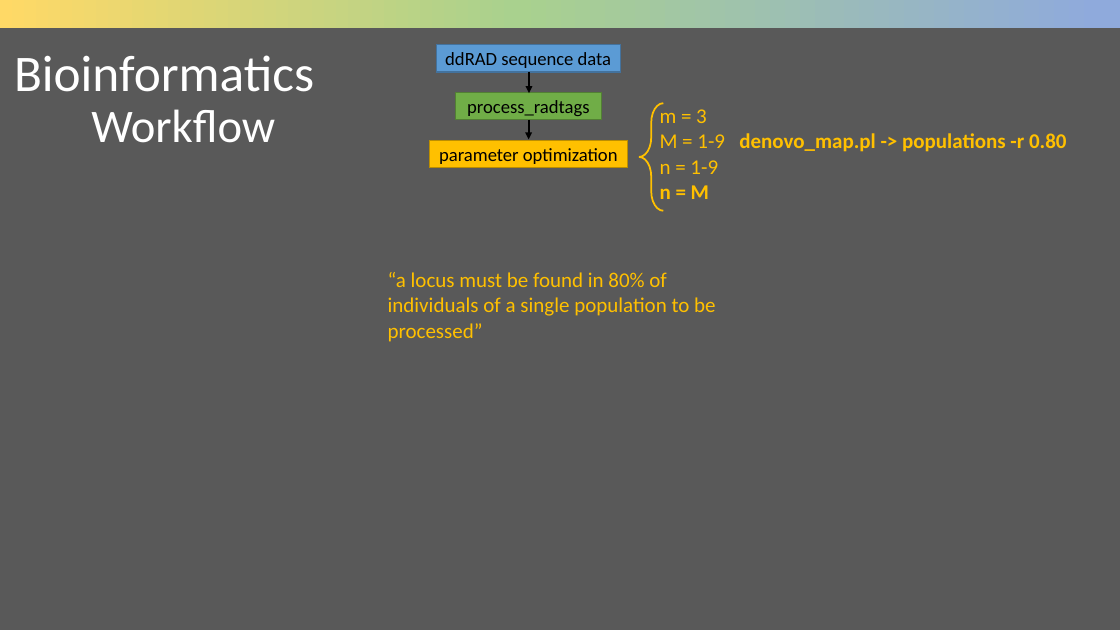
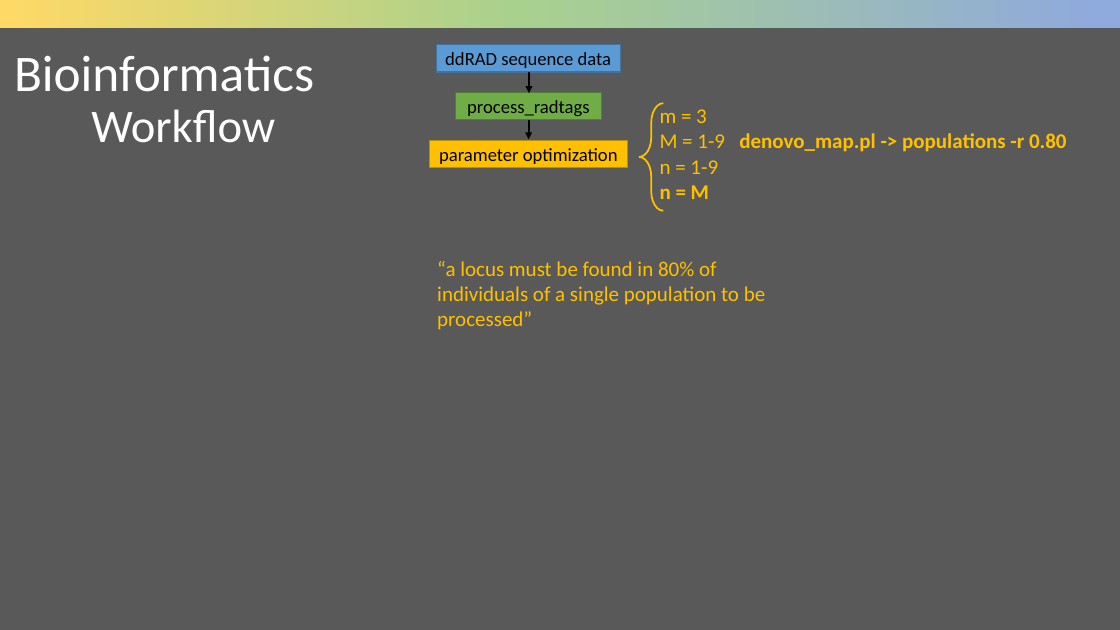
Before and after one commit to cd-barratt/ddRAD-seq_workshop, a slide deck: slide 10 of talks/2_Stacks2_lecture.pptx (slide 11 before the commit). Drawn at 1120x630 pixels with LibreOffice and Linux fonts; fonts in the diff are those of the drawing. Boxes give left, top, right and bottom in pixels: in the first picture for what was removed or moved away, otherwise in the second. Text is boxed around its words. In the diff, an @@ line names an element or a change of style, - is before the commit and + after.

```diff
--- a/talks/2_Stacks2_lecture.pptx
+++ b/talks/2_Stacks2_lecture.pptx
@@ text "“a locus must be found ..." moved from (x1=388, y1=272, x2=715, y2=342) to (x1=437, y1=261, x2=765, y2=330) @@
```
Also in this commit, not shown: 18 other slides changed, 8 slides added, 1 slide removed, 1 other file.
